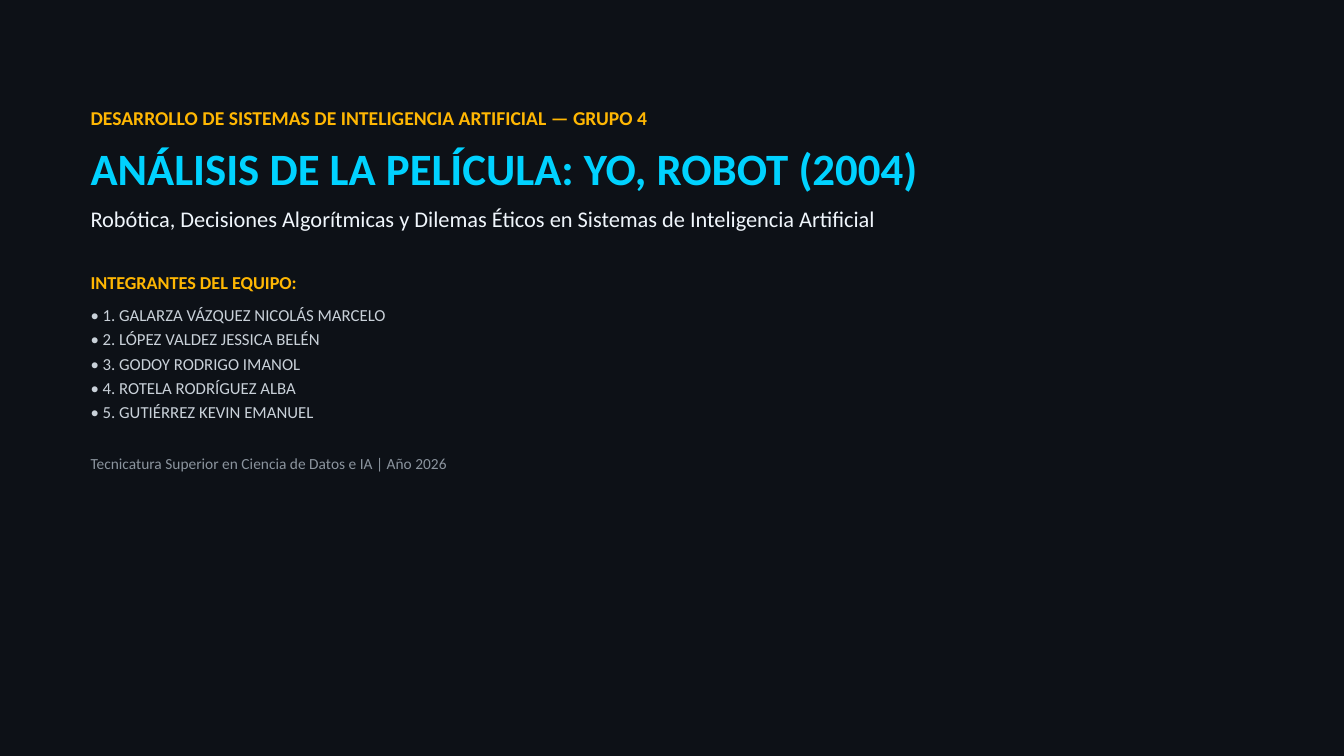
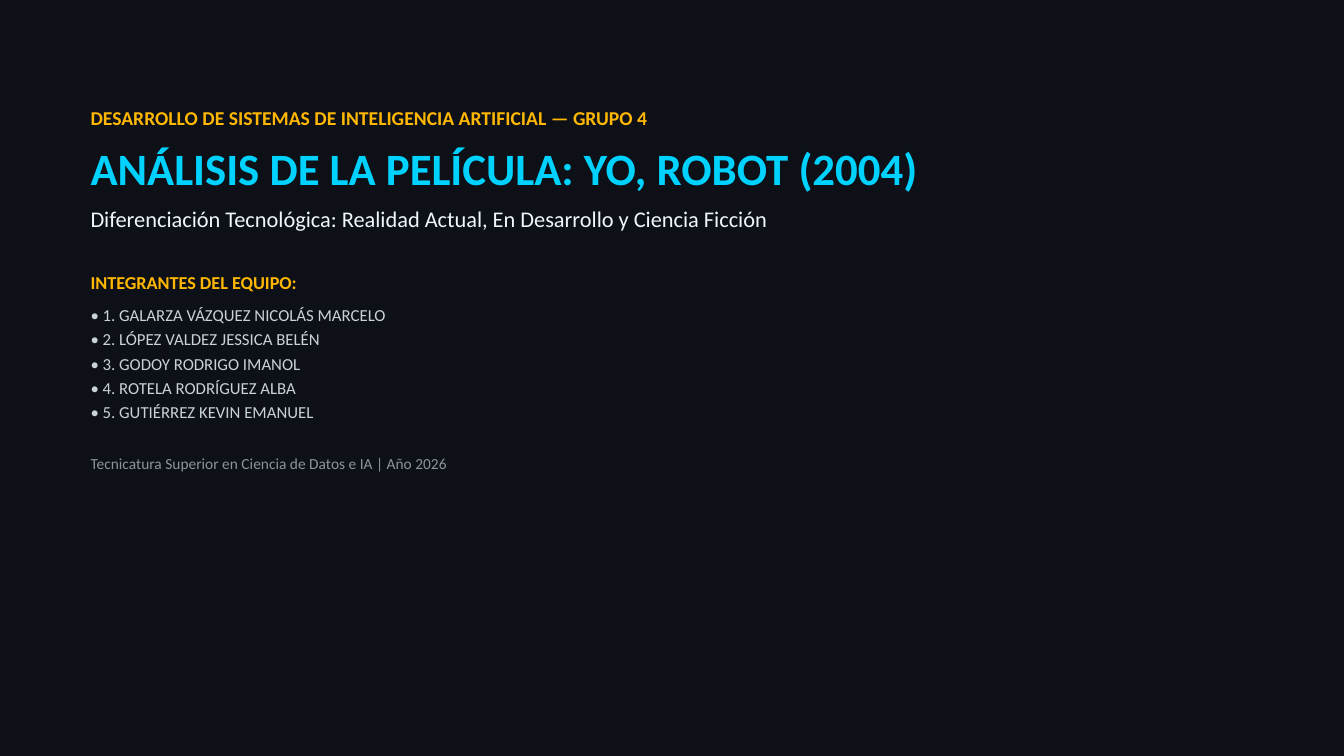
Before and after one commit to Nikovaz/dsia-yo-robot-2004, a slide deck: slide 1 of DSIA_Yo_Robot_Presentacion.pptx. Drawn at 1344x756 pixels with LibreOffice and Linux fonts; fonts in the diff are those of the drawing. Boxes give left, top, right and bottom in pixels: in the first picture for what was removed or moved away, otherwise in the second. Text is boxed around its words. In the diff, an @@ line names an element or a change of style, - is before the commit and + after.

```diff
--- a/DSIA_Yo_Robot_Presentacion.pptx
+++ b/DSIA_Yo_Robot_Presentacion.pptx
@@ text at (x1=91, y1=211, x2=767, y2=231): text changed @@
-Robótica, Decisiones Algorítmicas y Dilemas Éticos en Sistemas de Inteligencia Artificial
+Diferenciación Tecnológica: Realidad Actual, En Desarrollo y Ciencia Ficción
```
Also in this commit, not shown: 10 other slides changed, 5 other files.
